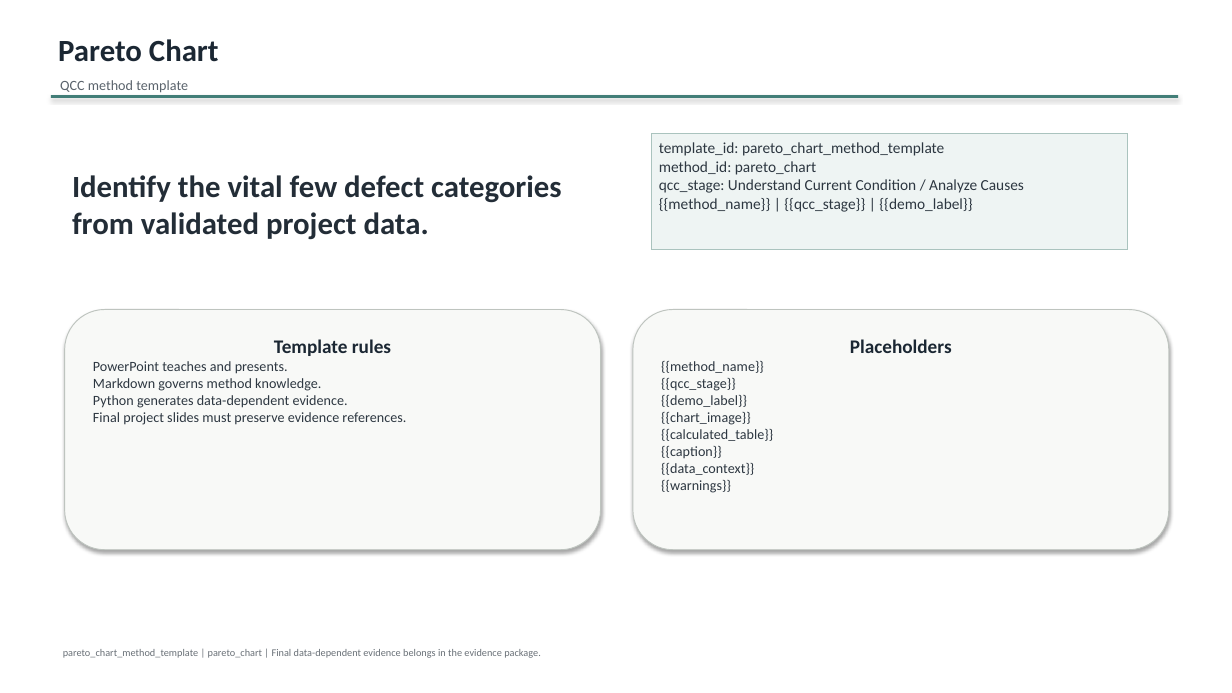
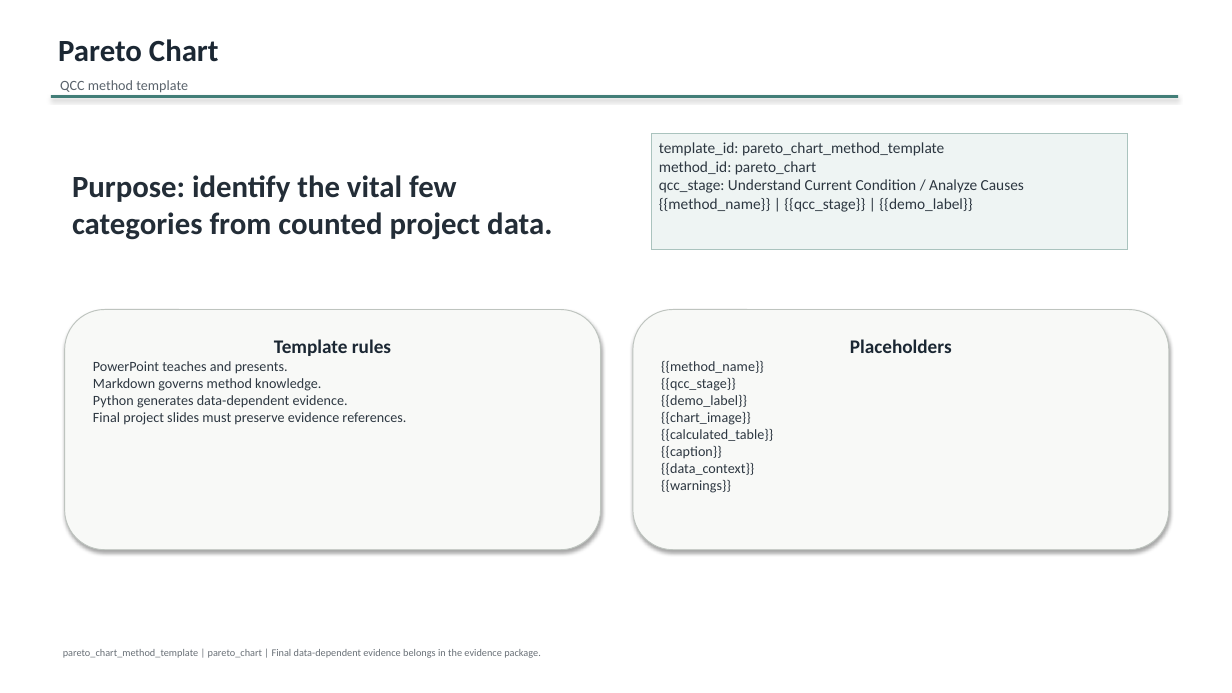
Before and after one commit to xiongxianfei/qcc-toolkit, a slide deck: slide 1 of templates/ppt/methods/pareto-chart-template.pptx. Drawn at 1232x693 pixels with LibreOffice and Linux fonts; fonts in the diff are those of the drawing. Boxes give left, top, right and bottom in pixels: in the first picture for what was removed or moved away, otherwise in the second. Text is boxed around its words. In the diff, an @@ line names an element or a change of style, - is before the commit and + after.

```diff
--- a/templates/ppt/methods/pareto-chart-template.pptx
+++ b/templates/ppt/methods/pareto-chart-template.pptx
@@ text at (x1=72, y1=175, x2=552, y2=240): text changed @@
-Identify the vital few defect categories from validated project data.
+Purpose: identify the vital few categories from counted project data.
```
Also in this commit, not shown: 3 other slides changed, 6 slides added, 10 other files.
